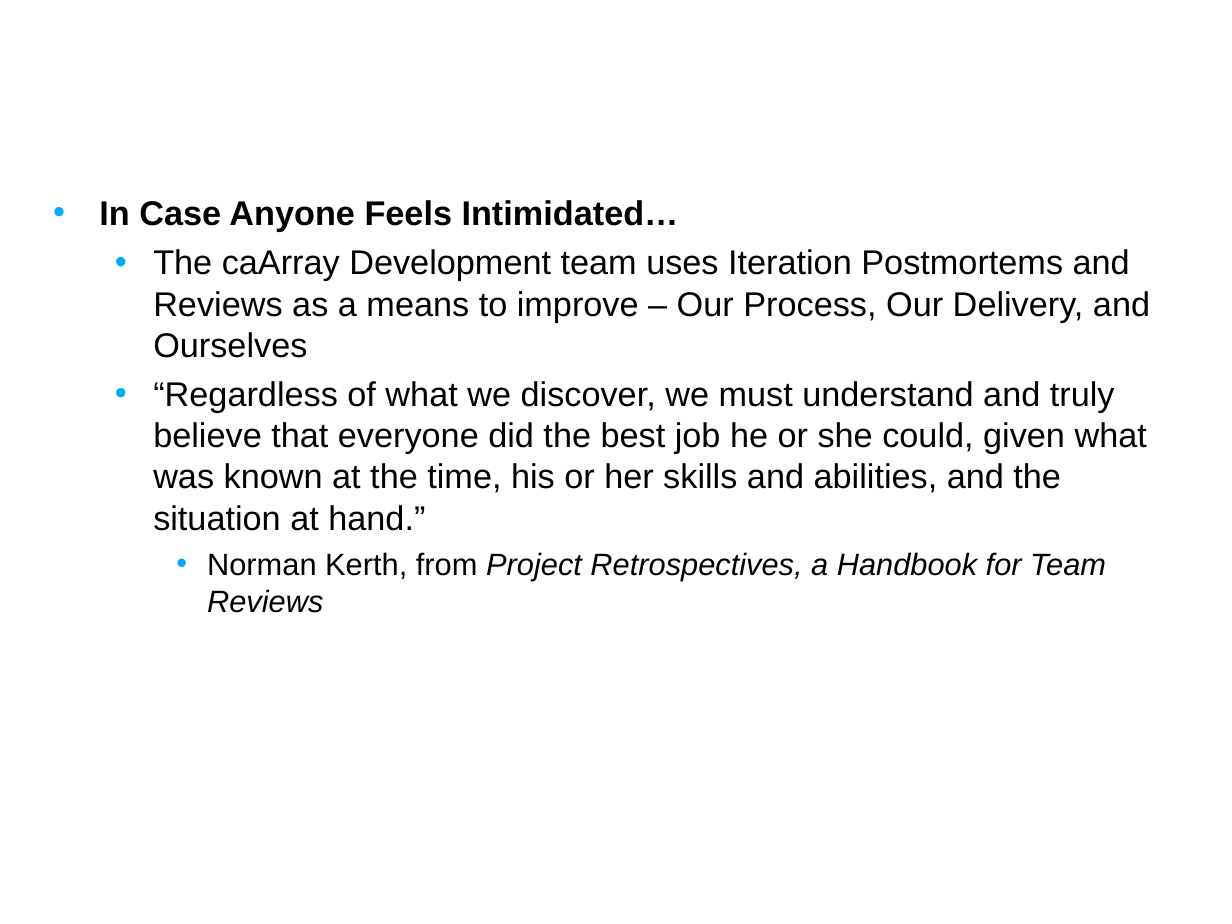
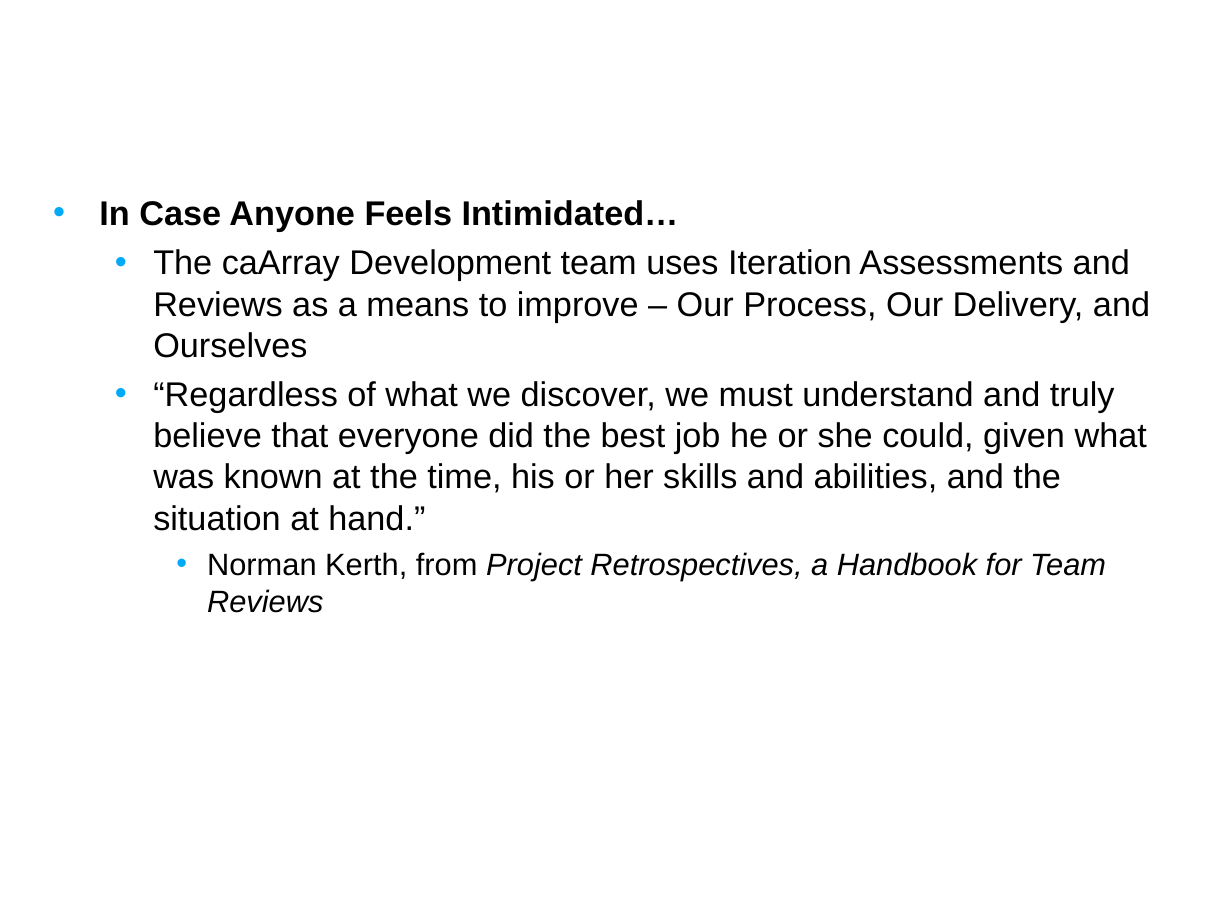
Before and after one commit to NCIP/caarray-docs, a slide deck: slide 2 of project_management/reports/inception_postmortem.ppt. Drawn at 1232x924 pixels with LibreOffice and Linux fonts; fonts in the diff are those of the drawing; background and template pictures are left out. Boxes give left, top, right and bottom in pixels: in the first picture for what was removed or moved away, otherwise in the second. Text is boxed around its words. In the diff, an @@ line names an element or a change of style, - is before the commit and + after.

Commit message:
Updated architectural content; changed postmortem to assessment

```diff
--- a/project_management/reports/inception_postmortem.ppt
+++ b/project_management/reports/inception_postmortem.ppt
@@ text at <box>153,249,1150,358</box>: text changed @@
-  • The caArray Development team uses Iteration Postmortems and Reviews as a means to improve – Our Process, Our Delivery, and Ourselves
+  • The caArray Development team uses Iteration Assessments and Reviews as a means to improve – Our Process, Our Delivery, and Ourselves
```
Also in this commit, not shown: 3 other slides changed.
